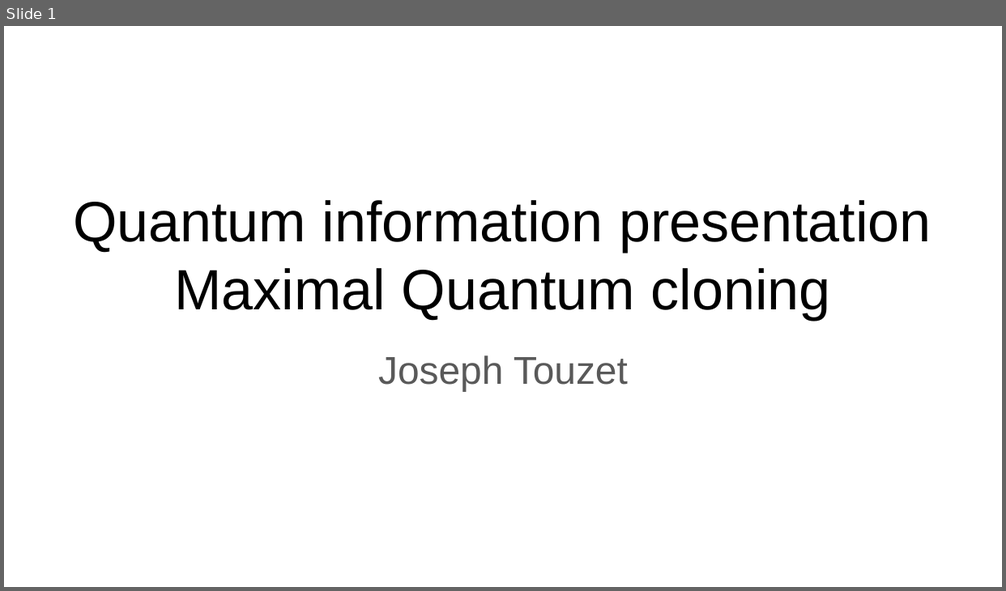
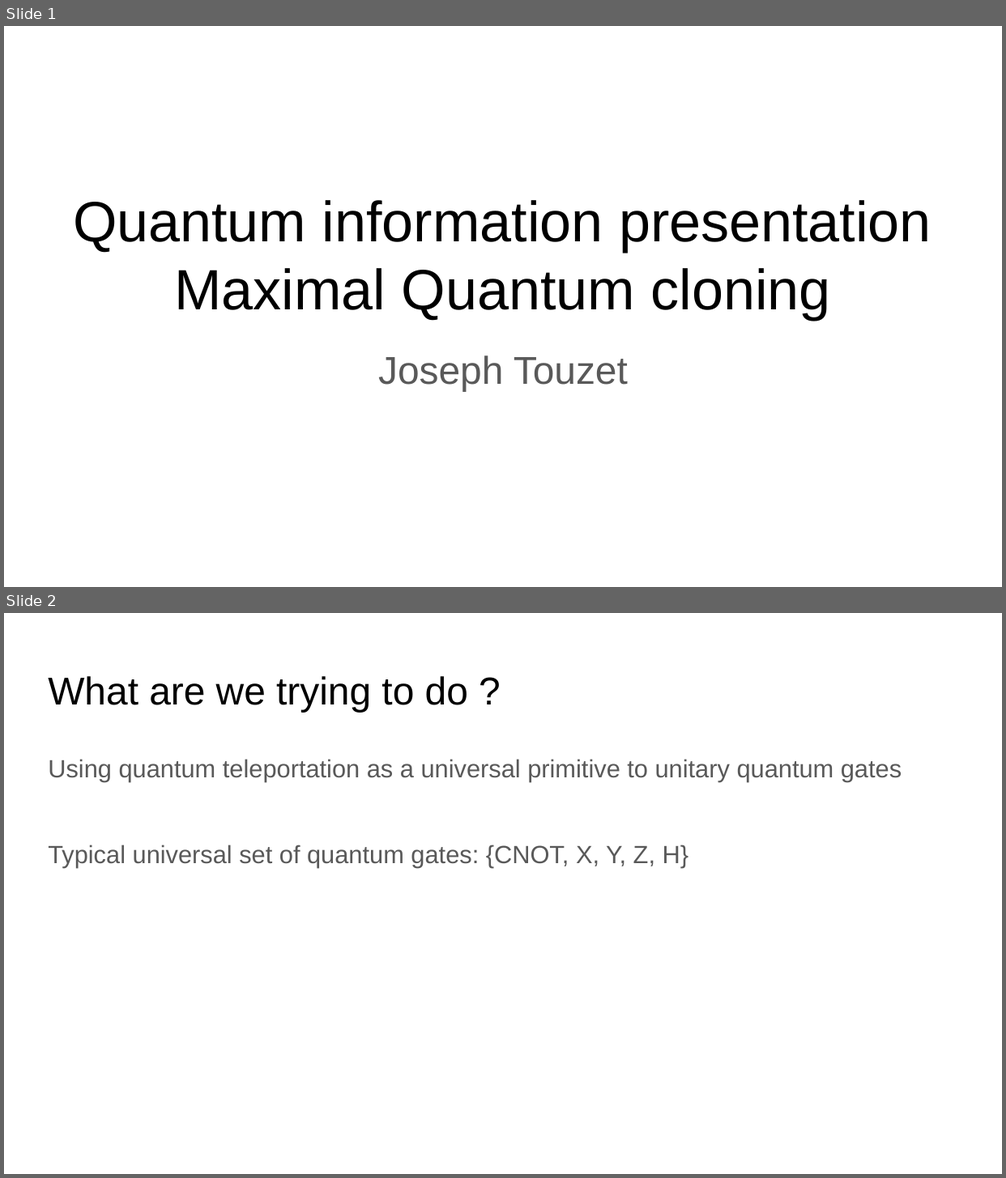
Before and after one commit to jolatechno/cours-ENS, a slide deck: cours/M2/info_quantique/presentation/presentation_quantum_information.odp. Shown one above the other, each under a label of ours: slide 1 before the commit, slides 1 and 2 after it. The pictures are 1006x591 and 1006x1178 pixels, drawn with LibreOffice and Linux fonts; fonts in the diff are those of the drawing. Boxes give left, top, right and bottom in pixels: in the first picture for what was removed or moved away, otherwise in the second. Text is boxed around its words. In the diff, an @@ line names an element or a change of style, - is before the commit and + after.

```diff
--- a/cours/M2/info_quantique/presentation/presentation_quantum_information.odp
+++ b/cours/M2/info_quantique/presentation/presentation_quantum_information.odp
@@ slide 2 added at (4,613,1002,1174), background #FFFFFF @@
@@ title added at (48,676,468,712), 28 pt, text #000000 @@
+What are we trying to do ?
@@ text added at (48,759,901,868), 18 pt, text #595959 @@
+Using quantum teleportation as a universal primitive to unitary quantum gates
+Typical universal set of quantum gates: {CNOT, X, Y, Z, H}
```
Also in this commit, not shown: 12 other slides added, 2 slides removed, 5 other files.
